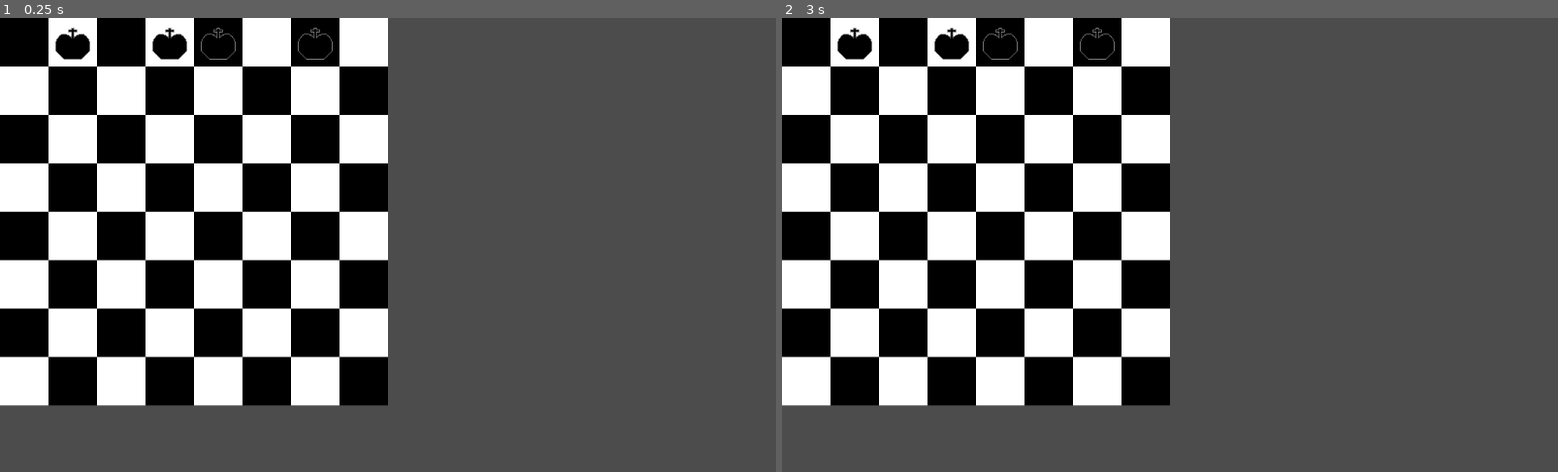
Above: before the commit, frames 1-2 (left to right).
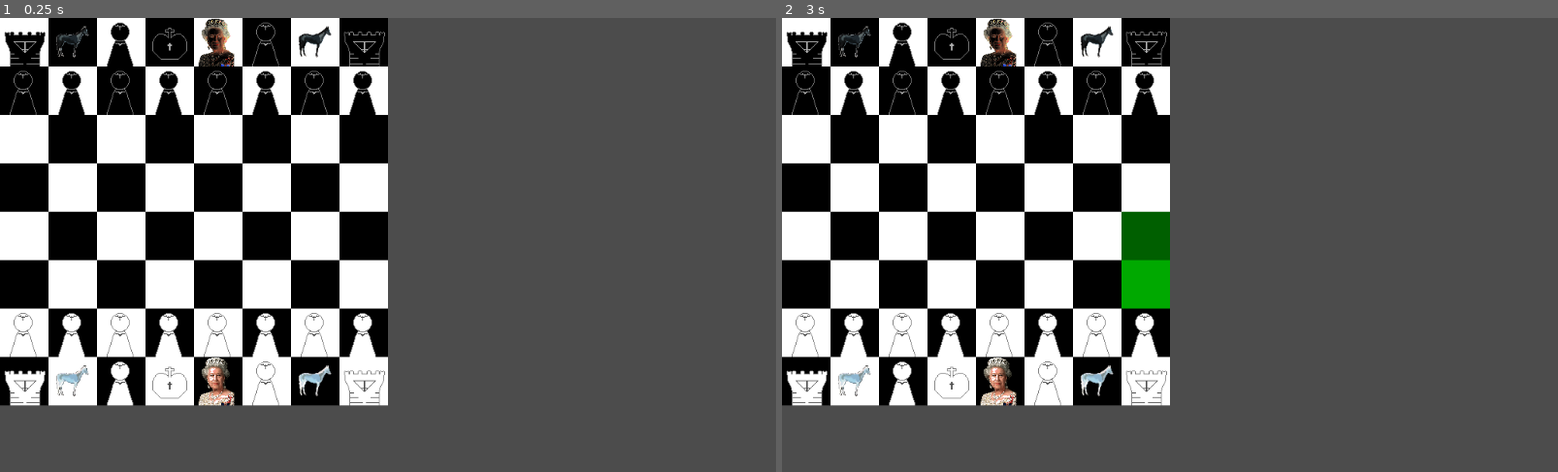
Above: after the commit, the same moments.

Repository: RCastroAB/godot_chess
Game: Godot game, scene res://TileMap.tscn
Two runs of this game, one before a commit and one after it. Both use one fixed random seed, a clock stepped at 60 frames per second and the inputs below. The project has no main scene, so this scene is started directly.
Inputs (mouse positions are in pixels of both pictures, inside the frame that each line leads up to):
- Up to frame 1 (0.25 s): no input
- Up to frame 2 (3 s): tap Enter at 0.5, 2 s; move the mouse to (1340, 222) at 0.52 s; click (1340, 222) at 0.67 s; tap Space at 1.25, 2.75 s; move the mouse to (1014, 267) at 1.27 s; click (1014, 267) at 1.42 s; move the mouse to (1247, 145) at 2.02 s; click (1247, 145) at 2.17 s; move the mouse to (1131, 335) at 2.77 s; click (1131, 335) at 2.92 s

The runs differ from the first frame. In frame 1, 40% of the frame differs, in the area x 0-50%, y 0-86%; in frame 2, 40%.

Commit message:
fully functional kludge

Diff:
--- a/Piece.gd
+++ b/Piece.gd
@@ -1,12 +1,18 @@
 extends Node2D
+export var attacks = []
 export var moves = []
+export var special_moves = []
 export var repeat = false
+var type
 # Declare member variables here. Examples:
 # var a = 2
 # var b = "text"
 export var grid_position = Vector2()
+var player;
 
+const SPRITES = 'res://sprites/'
 
+var moved = false
 # Called when the node enters the scene tree for the first time.
 func _ready():
 	pass # Replace with function body.
@@ -41,19 +47,88 @@
 		directions += [vec, revec, rerevec]
 	return directions
 
+func pawn_moves():
+	if player == 'black':
+		return [Vector2(0, 1)]
+	else:
+		return [Vector2(0, -1)]
 
-func create_piece(piecename):
+
+func pawn_special_moves():
+	if player == 'black':
+		return [Vector2(0, 2)]
+	else:
+		return [Vector2(0, -2)]
+
+func pawn_attacks():
+	if player == 'black':
+		return [Vector2(1,1), Vector2(-1,1)]
+	else:
+		return [Vector2(1, -1), Vector2(-1, -1)]
+
+func bishop_moves():
+
+	var dir = Vector2(1,1)
+	var rot = Transform2D(
+		Vector2(0,1), Vector2(-1,0), Vector2(0,0))
+	var directions = [dir]
+	for i in range(3):
+		dir = rot.basis_xform(dir)
+		directions += [dir]
+	return directions
+
+func rook_moves():
+
+	var dir = Vector2(0,1)
+	var rot = Transform2D(
+		Vector2(0,1), Vector2(-1,0), Vector2(0,0))
+	var directions = [dir]
+	for i in range(3):
+		dir = rot.basis_xform(dir)
+		directions += [dir]
+	return directions
+
+
+
+func create_piece(piecename, color):
 	var movesrepeat
+	player = color
+	var path = ''
+	if color == 'white':
+		path = 'white_'
+	type = piecename
 	match piecename:
 		'king':
 			moves = king_moves()
+			attacks = king_moves()
 			repeat = false
+			$Sprite.texture = load(SPRITES +path+'WIP_king.png')
 		'queen':
 			moves = king_moves()
+			attacks = king_moves()
 			repeat = true
+			$Sprite.texture = load(SPRITES +path+'WIP_queen.png')
 		'knight':
 			moves = knight_moves()
+			attacks = knight_moves()
 			repeat = false
+			$Sprite.texture = load(SPRITES +path+'fuglier_horse.png')
+		'pawn':
+			moves = pawn_moves()
+			attacks = pawn_attacks()
+			special_moves = pawn_special_moves()
+			repeat = false
+			$Sprite.texture = load(SPRITES +path+'WIP_pawn.png')
+		'bishop':
+			moves = bishop_moves()
+			attacks = bishop_moves()
+			repeat = true
+			$Sprite.texture = load(SPRITES +path+'WIP_pawn.png')
+		'rook':
+			moves = rook_moves()
+			attacks = rook_moves()
+			repeat = true
+			$Sprite.texture = load(SPRITES + path + 'WIP_rook.png')
 
 # Called every frame. 'delta' is the elapsed time since the previous frame.
 #func _process(delta):
@@ -67,6 +142,14 @@
 #		moves += [grid_position + dir]
 	return moves
 
+func get_special_moves():
+	if not moved:
+		return special_moves
+	else:
+		return []
+
+func get_attacks():
+	return attacks
 
 func move_repeat():
 	return repeat
--- a/Piece.tscn
+++ b/Piece.tscn
@@ -1,7 +1,7 @@
 [gd_scene load_steps=3 format=2]
 
 [ext_resource path="res://Piece.gd" type="Script" id=1]
-[ext_resource path="res://WIP_king.png" type="Texture" id=2]
+[ext_resource path="res://sprites/WIP_king.png" type="Texture" id=2]
 
 [node name="Piece" type="Node2D"]
 script = ExtResource( 1 )
--- a/TileMap.gd
+++ b/TileMap.gd
@@ -6,42 +6,65 @@
 export var speed = 0.2
 var tolerance = cell_size.x/4
 var valid_moves
+var valid_attacks
 var move_repeat
 var shape = Vector2(8,8)
+var game_end = false
+var piece_positions = {}
 
 var Piece = load('res://Piece.tscn')
+
+var current_player = 'white'
 
 func place_piece(piece, x,y):
 	var position = map_to_world(Vector2(x,y))
 	piece.position = position + Vector2(1,1) * cell_size/2
 	piece.grid_position = Vector2(x,y)
+	print(piece.grid_position)
+	piece_positions[[x,y]] = piece
+
+func create_piece(piecename, x, y, color):
+	var piece = Piece.instance()
+	place_piece(piece, x, y)
+	piece.create_piece(piecename, color)
+	add_child(piece)
+
+
+func fill_board(color):
+	var yoffset
+	var piecename
+
+	if color == 'black':
+		yoffset = 0
+	else:
+		yoffset = 7
+	var piecenames = [
+		'rook',
+		'knight',
+		'bishop',
+		'king',
+		'queen',
+		'bishop',
+		'knight',
+		'rook'
+	]
+
+	for i in range(piecenames.size()):
+		piecename = piecenames[i]
+		create_piece(piecename, i, yoffset, color)
+
+
+	for i in range(8):
+		create_piece('pawn', i, abs(1- yoffset), color)
+
+
+	print(get_children())
+
+
 
 func _ready():
-	print(Piece)
-
-	var piece = Piece.instance()
-	place_piece(piece, 3, 0)
-	piece.create_piece('king')
-	add_child(piece)
-	print(piece.position)
-	piece = Piece.instance()
-	place_piece(piece, 4, 0)
-	piece.create_piece('queen')
-	add_child(piece)
-	print(piece.position)
-
-	piece = Piece.instance()
-	place_piece(piece, 6, 0)
-	piece.create_piece('knight')
-	add_child(piece)
-	print(piece.position)
-	piece = Piece.instance()
-	place_piece(piece, 1, 0)
-	piece.create_piece('knight')
-	add_child(piece)
-	print(piece.position)
-
-	print(get_children())
+	fill_board('black')
+	fill_board('white')
 	walking = false
 
 
@@ -55,6 +78,7 @@
 		if target == selected.position:
 			selected.grid_position = world_to_map(target)
 			walking = false
+			selected.moved = true
 			selected = null
 		elif target.length() > 0:
 			velocity = (target - selected.position).normalized() * speed
@@ -64,6 +88,33 @@
 				selected.position = target
 				velocity = Vector2()
 
+
+func process_attacks(initial_position, attacks, repeat):
+	var end_positions = []
+	var intermediate_position = Vector2()
+	var num_steps = shape.x if repeat else 1
+
+	for attack in attacks:
+		var colision = false
+		intermediate_position = initial_position
+		for steps in range(1, num_steps+1):
+			intermediate_position = intermediate_position + attack
+			if intermediate_position.x >= shape.x or intermediate_position.x < 0:
+				break
+			if intermediate_position.y >= shape.y or intermediate_position.y < 0:
+				break
+			if check_colision(intermediate_position):
+				for child in get_children():
+					if child.grid_position == intermediate_position:
+						if child.player != selected.player:
+							print('attack',intermediate_position)
+							end_positions += [intermediate_position]
+						print('collision', intermediate_position)
+						colision = true
+						break
+			if colision == true:
+				break
+	return end_positions
 
 func proccess_moves(initial_position, moves, repeat):
 	var end_positions = []
@@ -77,12 +128,17 @@
 				break
 			if intermediate_position.y >= shape.y or intermediate_position.y < 0:
 				break
+			if check_colision(intermediate_position):
+				break
 			end_positions += [intermediate_position]
 
 
+
 	return end_positions
 
 func _input(event):
+	if game_end:
+		return
 	if event is InputEventMouseButton and event.pressed:
 		var mousepos
 		if not walking:
@@ -93,19 +149,60 @@
 					if world_to_map(mousepos) in valid_moves:
 						walking = true
 						target = (cell_size* Vector2(1,1)/2) + map_to_world(world_to_map(mousepos))
-						print(target)
+						for move in valid_moves:
+							var cellv = get_cellv(move)
+							set_cellv(move, cellv-2)
+						for move in valid_attacks:
+							var cellv = get_cellv(move)
+							set_cellv(move, cellv-4)
+						current_player = 'black' if current_player == 'white' else 'white'
+						return
+					if world_to_map(mousepos) in valid_attacks:
+						walking = true
+						target = (cell_size* Vector2(1,1)/2) + map_to_world(world_to_map(mousepos))
+						for child in get_children():
+							if child.grid_position == world_to_map(mousepos):
+								if child.type == 'king':
+									game_end =true
+									print('GAME OVER')
+								remove_child(child)
+						for move in valid_moves:
+							var cellv = get_cellv(move)
+							set_cellv(move, cellv-2)
+						for move in valid_attacks:
+							var cellv = get_cellv(move)
+							set_cellv(move, cellv-4)
+						current_player = 'black' if current_player == 'white' else 'white'
+
 			else:
 				if select(mousepos):
+					if selected.player != current_player:
+						selected = null
+						return
 					# var list_of_valid_moves = []
-					valid_moves = selected.get_moves()
+					valid_moves = selected.get_moves() + selected.get_special_moves()
+					valid_attacks = selected.get_attacks()
 					move_repeat = selected.move_repeat()
 					valid_moves = proccess_moves(selected.grid_position, valid_moves, move_repeat)
+					valid_attacks = process_attacks(selected.grid_position, valid_attacks, move_repeat)
 #					print(list_of_valid_moves)
+					for move in valid_moves:
+						var cellv = get_cellv(move)
+						set_cellv(move, cellv+2)
+					for move in valid_attacks:
+						var cellv = get_cellv(move)
+						set_cellv(move, cellv+4)
 					print(valid_moves)
 					print(move_repeat)
-
-
-
+					print(valid_attacks)
+
+
+
+func check_colision(gridpos):
+	for child in get_children():
+		if child.grid_position == gridpos:
+			return true
+	return false
 
 func select(mousepos):
 	if selected == null:
@@ -116,7 +213,7 @@
 	return false
 
 func disable_selection(mousepos):
-	if selected.position == world_to_map(mousepos):
+	if selected.grid_position == world_to_map(mousepos):
 		selected = null
 		return false
 	return true
--- a/TileMap.tscn
+++ b/TileMap.tscn
@@ -1,8 +1,12 @@
-[gd_scene load_steps=5 format=2]
+[gd_scene load_steps=9 format=2]
 
 [ext_resource path="res://black.png" type="Texture" id=1]
 [ext_resource path="res://white.png" type="Texture" id=2]
 [ext_resource path="res://TileMap.gd" type="Script" id=3]
+[ext_resource path="res://red1.png" type="Texture" id=4]
+[ext_resource path="res://red2.png" type="Texture" id=5]
+[ext_resource path="res://green2.png" type="Texture" id=6]
+[ext_resource path="res://green1.png" type="Texture" id=7]
 
 [sub_resource type="TileSet" id=1]
 0/name = "black.png 0"
@@ -33,10 +37,66 @@
 1/shape_one_way_margin = 0.0
 1/shapes = [  ]
 1/z_index = 0
+2/name = "green1.png 2"
+2/texture = ExtResource( 7 )
+2/tex_offset = Vector2( 0, 0 )
+2/modulate = Color( 1, 1, 1, 1 )
+2/region = Rect2( 0, 0, 64, 64 )
+2/tile_mode = 0
+2/occluder_offset = Vector2( 0, 0 )
+2/navigation_offset = Vector2( 0, 0 )
+2/shape_offset = Vector2( 0, 0 )
+2/shape_transform = Transform2D( 1, 0, 0, 1, 0, 0 )
+2/shape_one_way = false
+2/shape_one_way_margin = 0.0
+2/shapes = [  ]
+2/z_index = 0
+3/name = "green2.png 3"
+3/texture = ExtResource( 6 )
+3/tex_offset = Vector2( 0, 0 )
+3/modulate = Color( 1, 1, 1, 1 )
+3/region = Rect2( 0, 0, 64, 64 )
+3/tile_mode = 0
+3/occluder_offset = Vector2( 0, 0 )
+3/navigation_offset = Vector2( 0, 0 )
+3/shape_offset = Vector2( 0, 0 )
+3/shape_transform = Transform2D( 1, 0, 0, 1, 0, 0 )
+3/shape_one_way = false
+3/shape_one_way_margin = 0.0
+3/shapes = [  ]
+3/z_index = 0
+4/name = "red1.png 4"
+4/texture = ExtResource( 4 )
+4/tex_offset = Vector2( 0, 0 )
+4/modulate = Color( 1, 1, 1, 1 )
+4/region = Rect2( 0, 0, 64, 64 )
+4/tile_mode = 0
+4/occluder_offset = Vector2( 0, 0 )
+4/navigation_offset = Vector2( 0, 0 )
+4/shape_offset = Vector2( 0, 0 )
+4/shape_transform = Transform2D( 1, 0, 0, 1, 0, 0 )
+4/shape_one_way = false
+4/shape_one_way_margin = 0.0
+4/shapes = [  ]
+4/z_index = 0
+5/name = "red2.png 5"
+5/texture = ExtResource( 5 )
+5/tex_offset = Vector2( 0, 0 )
+5/modulate = Color( 1, 1, 1, 1 )
+5/region = Rect2( 0, 0, 64, 64 )
+5/tile_mode = 0
+5/occluder_offset = Vector2( 0, 0 )
+5/navigation_offset = Vector2( 0, 0 )
+5/shape_offset = Vector2( 0, 0 )
+5/shape_transform = Transform2D( 1, 0, 0, 1, 0, 0 )
+5/shape_one_way = false
+5/shape_one_way_margin = 0.0
+5/shapes = [  ]
+5/z_index = 0
 
 [node name="Chess Table" type="TileMap"]
 tile_set = SubResource( 1 )
 format = 1
-tile_data = PoolIntArray( 0, 0, 0, 1, 1, 0, 2, 0, 0, 3, 1, 0, 4, 0, 0, 5, 1, 0, 6, 0, 0, 7, 1, 0, 65536, 1, 0, 65537, 0, 0, 65538, 1, 0, 65539, 0, 0, 65540, 1, 0, 65541, 0, 0, 65542, 1, 0, 65543, 0, 0, 131072, 0, 0, 131073, 1, 0, 131074, 0, 0, 131075, 1, 0, 131076, 0, 0, 131077, 1, 0, 131078, 0, 0, 131079, 1, 0, 196608, 1, 0, 196609, 0, 0, 196610, 1, 0, 196611, 0, 0, 196612, 1, 0, 196613, 0, 0, 196614, 1, 0, 196615, 0, 0, 262144, 0, 0, 262145, 1, 0, 262146, 0, 0, 262147, 1, 0, 262148, 0, 0, 262149, 1, 0, 262150, 0, 0, 262151, 1, 0, 327680, 1, 0, 327681, 0, 0, 327682, 1, 0, 327683, 0, 0, 327684, 1, 0, 327685, 0, 0, 327686, 1, 0, 327687, 0, 0, 393216, 0, 0, 393217, 1, 0, 393218, 0, 0, 393219, 1, 0, 393220, 0, 0, 393221, 1, 0, 393222, 0, 0, 393223, 1, 0, 458752, 1, 0, 458753, 0, 0, 458754, 1, 0, 458755, 0, 0, 458756, 1, 0, 458757, 0, 0, 458758, 1, 0, 458759, 0, 0 )
+tile_data = PoolIntArray( 0, 1, 0, 1, 0, 0, 2, 1, 0, 3, 0, 0, 4, 1, 0, 5, 0, 0, 6, 1, 0, 7, 0, 0, 65536, 0, 0, 65537, 1, 0, 65538, 0, 0, 65539, 1, 0, 65540, 0, 0, 65541, 1, 0, 65542, 0, 0, 65543, 1, 0, 131072, 1, 0, 131073, 0, 0, 131074, 1, 0, 131075, 0, 0, 131076, 1, 0, 131077, 0, 0, 131078, 1, 0, 131079, 0, 0, 196608, 0, 0, 196609, 1, 0, 196610, 0, 0, 196611, 1, 0, 196612, 0, 0, 196613, 1, 0, 196614, 0, 0, 196615, 1, 0, 262144, 1, 0, 262145, 0, 0, 262146, 1, 0, 262147, 0, 0, 262148, 1, 0, 262149, 0, 0, 262150, 1, 0, 262151, 0, 0, 327680, 0, 0, 327681, 1, 0, 327682, 0, 0, 327683, 1, 0, 327684, 0, 0, 327685, 1, 0, 327686, 0, 0, 327687, 1, 0, 393216, 1, 0, 393217, 0, 0, 393218, 1, 0, 393219, 0, 0, 393220, 1, 0, 393221, 0, 0, 393222, 1, 0, 393223, 0, 0, 458752, 0, 0, 458753, 1, 0, 458754, 0, 0, 458755, 1, 0, 458756, 0, 0, 458757, 1, 0, 458758, 0, 0, 458759, 1, 0 )
 script = ExtResource( 3 )
 speed = 10.0
Binary file removed: WIP_king.png
Not shown, removed: WIP_king.png.import
Binary file removed: WIP_pawn.png
Not shown, removed: WIP_pawn.png.import
Binary file added: green1.png
Binary file added: green2.png
Not shown, removed: icon.png.import
Binary file added: red1.png
Binary file added: red2.png
Binary file added: sprites/WIP_king.png
Binary file added: sprites/WIP_pawn.png
Binary file added: sprites/WIP_queen.png
(and 19 more such lines)
